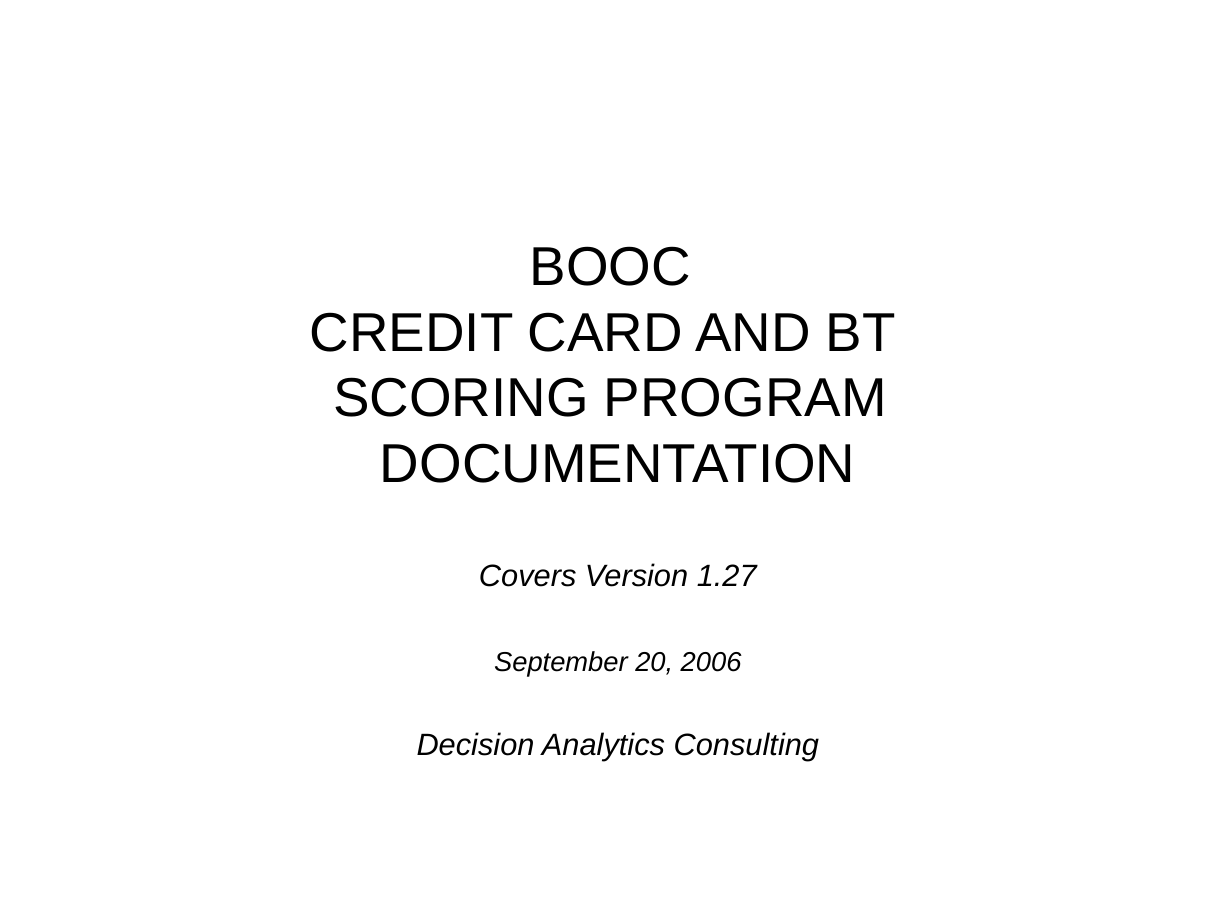
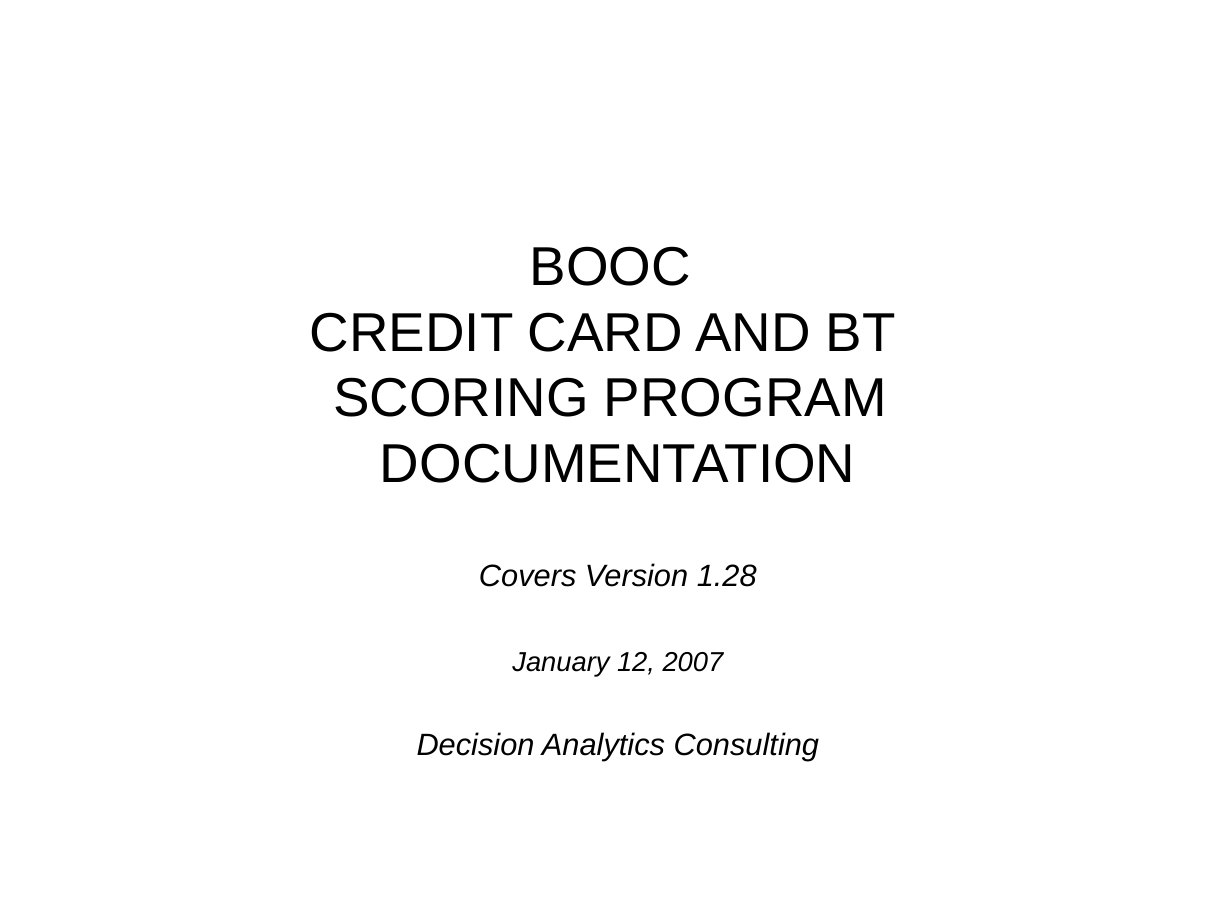
Before and after one commit to hunganhu/dac, a slide deck: slide 1 of BOOC_CC_BT/doc/BOOC Credit Card DOUCMENTATION.ppt. Drawn at 1232x924 pixels with LibreOffice and Linux fonts; fonts in the diff are those of the drawing. Boxes give left, top, right and bottom in pixels: in the first picture for what was removed or moved away, otherwise in the second. Text is boxed around its words. In the diff, an @@ line names an element or a change of style, - is before the commit and + after.

```diff
--- a/BOOC_CC_BT/doc/BOOC Credit Card DOUCMENTATION.ppt
+++ b/BOOC_CC_BT/doc/BOOC Credit Card DOUCMENTATION.ppt
@@ subtitle at (479, 563, 757, 677): text changed @@
-Covers Version 1.27
-September 20, 2006
+Covers Version 1.28
+January 12, 2007
```
Also in this commit, not shown: 6 other slides changed, 3 other files.
